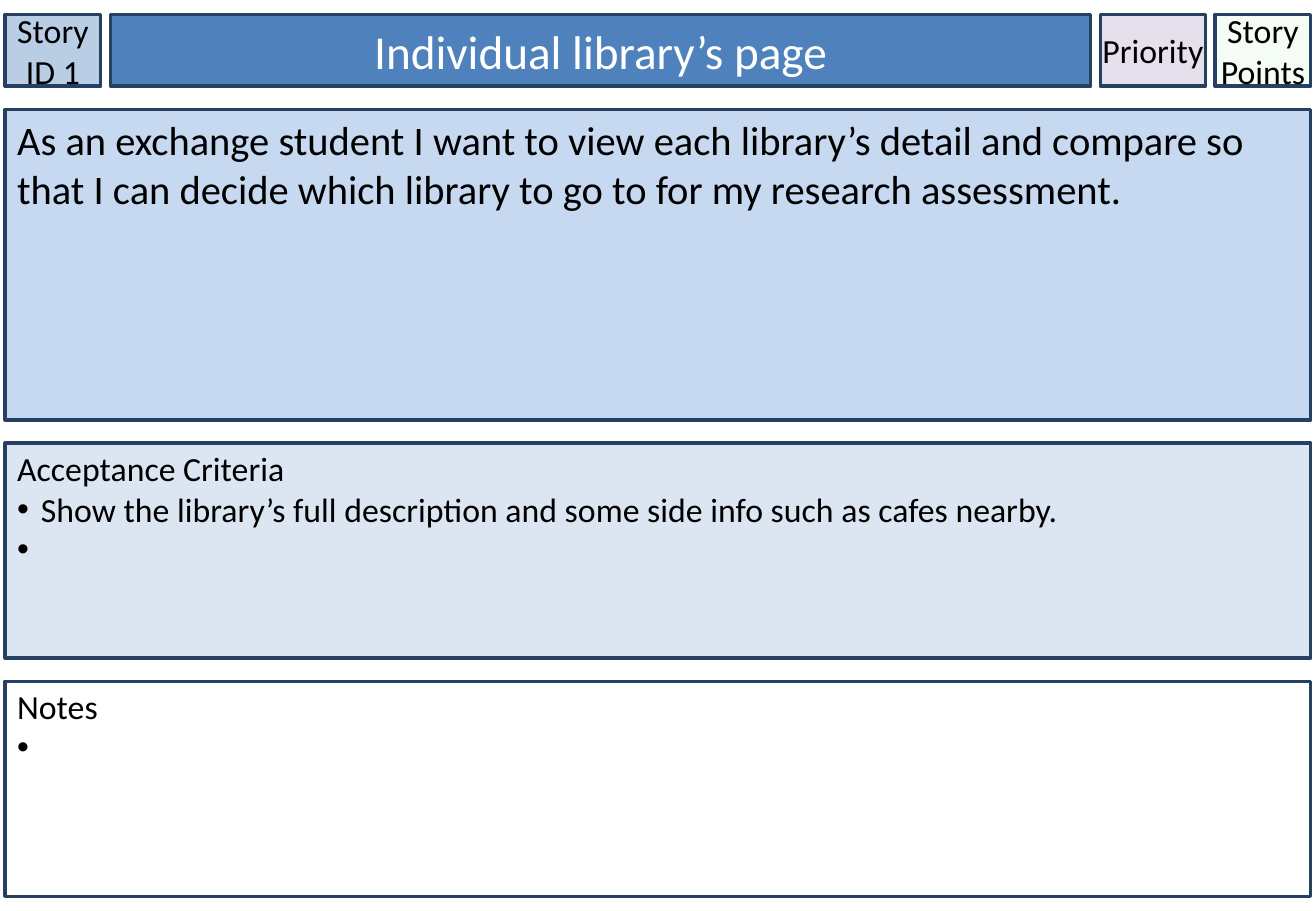
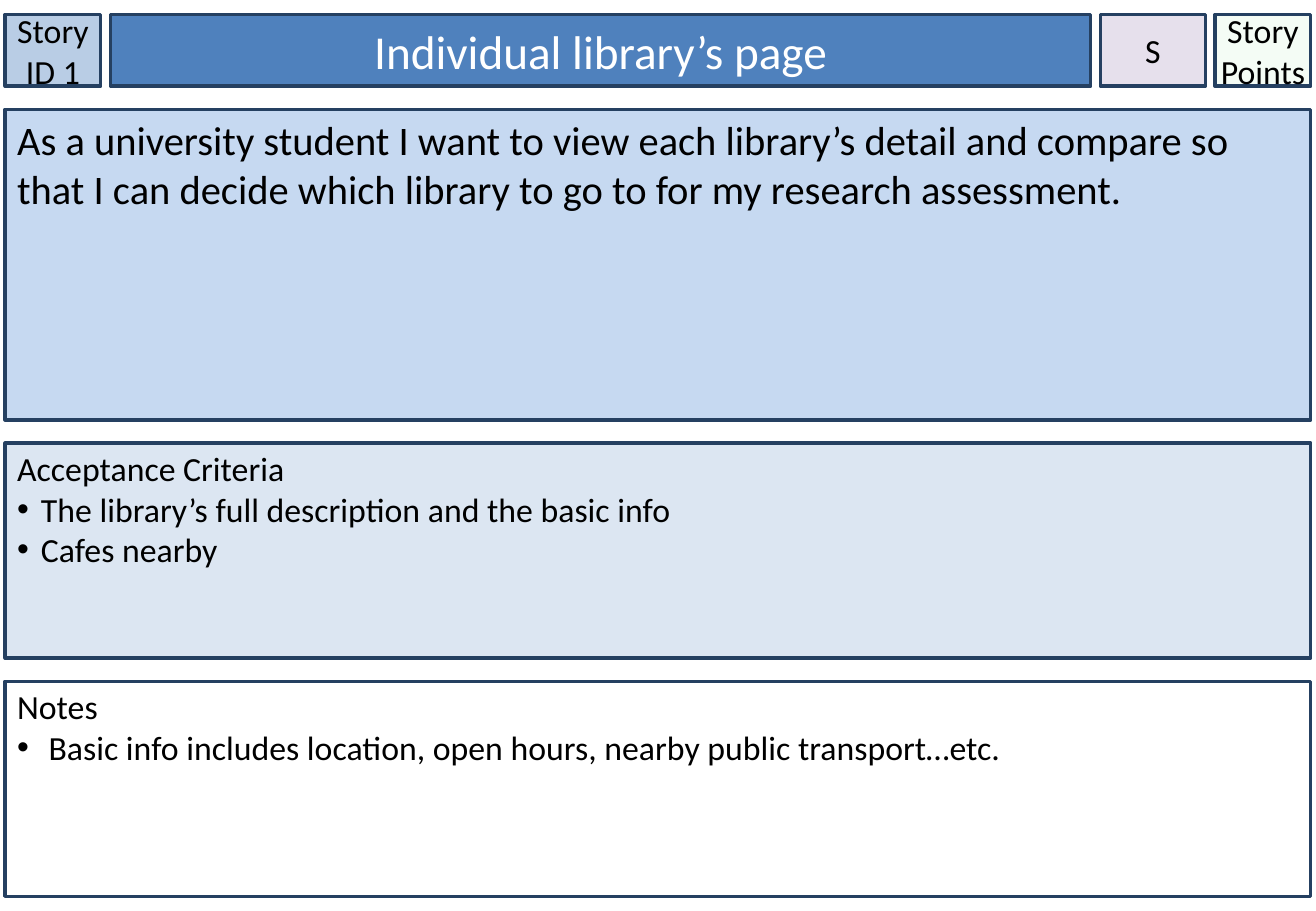
Before and after one commit to douglas-kumar/ifb299, a slide deck: slide 6 of User Stories/Story Cards - Luke.pptx. Drawn at 1316x911 pixels with LibreOffice and Linux fonts; fonts in the diff are those of the drawing. Boxes give left, top, right and bottom in pixels: in the first picture for what was removed or moved away, otherwise in the second. Text is boxed around its words. In the diff, an @@ line names an element or a change of style, - is before the commit and + after.

```diff
--- a/User Stories/Story Cards - Luke.pptx
+++ b/User Stories/Story Cards - Luke.pptx
@@ text in rectangle at (1145,41,1160,64): text changed @@
-Priority
+S
@@ text in rectangle at (17,126,1228,211): text changed @@
-As an exchange student I want to view each library’s detail and compare so that I can decide which library to go to for my research assessment.
+As a university student I want to view each library’s detail and compare so that I can decide which library to go to for my research assessment.
@@ text in rectangle at (41,498,670,568): text changed @@
-• Show the library’s full description and some side info such as cafes nearby.
+• The library’s full description and the basic info
+• Cafes nearby
@@ text in rectangle at (49,736,1000,766): paragraph added @@
+• Basic info includes location, open hours, nearby public transport…etc.
```
Also in this commit, not shown: 5 other slides changed, 2 slides added.
